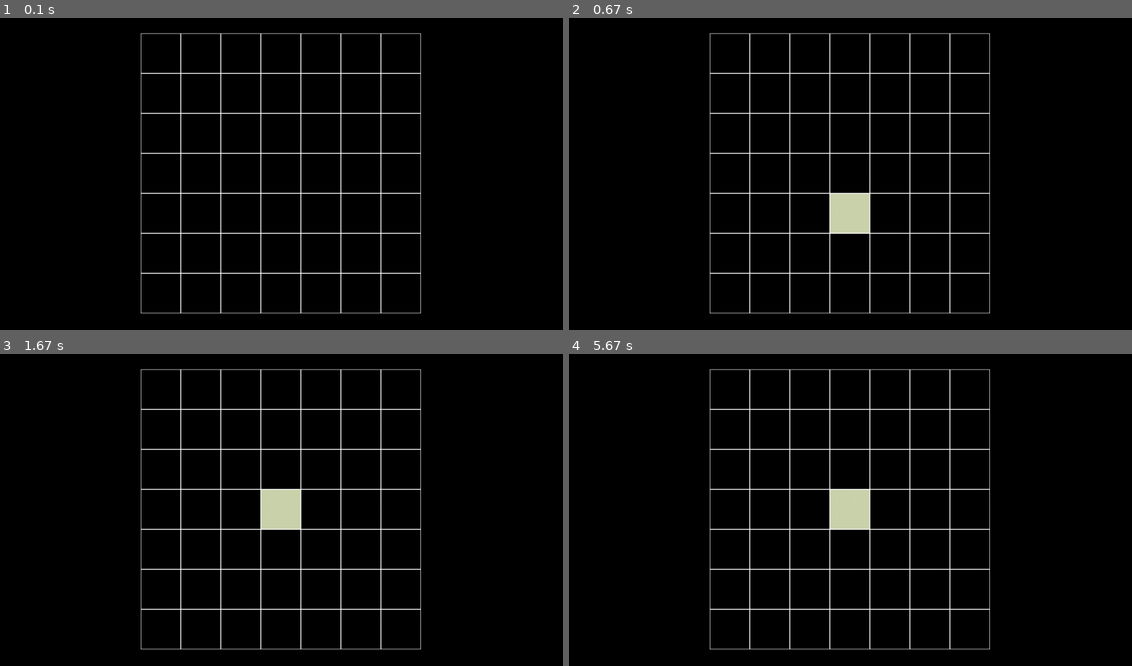
Above: before the commit, frames 1-4 (two rows, left to right).
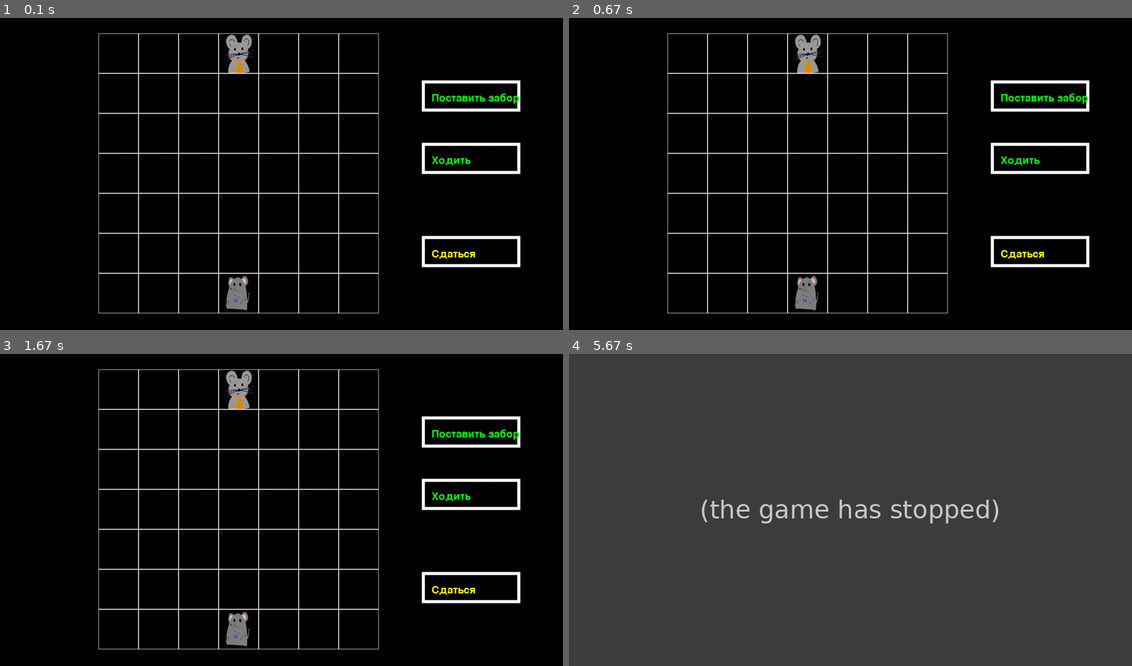
Above: after the commit, the same moments.

Repository: de-Nis1603/pygame_project
Game: pygame game, started from main.py
Two runs of this game, one before a commit and one after it. Both use one fixed random seed, a clock stepped at 60 frames per second and the inputs below.
Inputs (mouse positions are in pixels of both pictures, inside the frame that each line leads up to):
- Up to frame 1 (0.1 s): no input
- Up to frame 2 (0.67 s): press the mouse at (850, 195) at 0.37 s; move the mouse to (782, 186) at 0.47 s; release the mouse at (715, 177) at 0.6 s
- Up to frame 3 (1.67 s): click (365, 400) at 0.72 s; click (264, 494) at 1.05 s
- Up to frame 4 (5.67 s): press the mouse at (833, 494) at 5.37 s; move the mouse to (934, 497) at 5.47 s; release the mouse at (1030, 503) at 5.6 s

The runs differ from the first frame. In frame 1, 6.9% of the frame differs, in the area x 17-93%, y 4-95%; in frame 2, 7.7%; in frame 3, 7.7%; in frame 4, 99%, in the area x 0-100%, y 0-100%.
Error after the commit: TypeError: 'NoneType' object is not subscriptable (main.py line 219); the game stopped at 5.6 s (later frames are placeholders)

Commit message:
основные ходы без кнопок (без проверки нажатия вне поля)

Diff:
--- a/main.py
+++ b/main.py
@@ -1,4 +1,5 @@
 import pygame
+import os
 
 
 class Board:
@@ -14,6 +15,9 @@
         self.top = 10
         self.cell_size = 30
         self.colors = []
+        self.mouse2_pos = (self.width // 2, 0)
+        self.mouse1_pos = (self.width // 2, self.height - 1)
+        self.turn = 1
         for i in range(self.height):
             row = []
             for j in range(self.width):
@@ -65,6 +69,32 @@
                 if self.vert_fence[i][j]:
                     pygame.draw.rect(surface, (255, 0, 0), pygame.Rect(self.vert[j + 1] - 1, self.hor[i],
                                                                        2, self.cell_size))
+        pygame.draw.rect(screen, (255, 255, 255), pygame.Rect(width - 0.5 * (width - 0.9 * height), 0.2 * height,
+                                                              0.35 * (width - 0.9 * height), 0.1 * height), 7)
+        pygame.draw.rect(screen, (255, 255, 255), pygame.Rect(width - 0.5 * (width - 0.9 * height), 0.4 * height,
+                                                              0.35 * (width - 0.9 * height), 0.1 * height), 7)
+        pygame.draw.rect(screen, (255, 255, 255), pygame.Rect(width - 0.5 * (width - 0.9 * height), 0.7 * height,
+                                                              0.35 * (width - 0.9 * height), 0.1 * height), 7)
+        f1 = pygame.font.Font(None, 36)
+        text1 = f1.render('Поставить забор', True,
+                          (0, 255, 0))
+        screen.blit(text1, (width - 0.5 * (width - 0.9 * height) + 0.1 * 0.35 * (width - 0.9 * height), 0.24 * height))
+        f2 = pygame.font.Font(None, 36)
+        text1 = f2.render('Ходить', True,
+                          (0, 255, 0))
+        screen.blit(text1, (width - 0.5 * (width - 0.9 * height) + 0.1 * 0.35 * (width - 0.9 * height), 0.44 * height))
+        f3 = pygame.font.Font(None, 36)
+        text1 = f3.render('Сдаться', True,
+                          (255, 255, 0))
+        screen.blit(text1, (width - 0.5 * (width - 0.9 * height) + 0.1 * 0.35 * (width - 0.9 * height), 0.74 * height))
+
+        mouse1 = load_image("trans_mouse1.png")
+        mouse1 = pygame.transform.scale(mouse1, (cell_size, cell_size))
+        screen.blit(mouse1, (self.vert[self.mouse1_pos[0]], self.hor[self.mouse1_pos[1]]))
+
+        mouse2 = load_image("trans_mouse2.png")
+        mouse2 = pygame.transform.scale(mouse2, (cell_size, cell_size))
+        screen.blit(mouse2, (self.vert[self.mouse2_pos[0]], self.hor[self.mouse2_pos[1]]))
 
     def get_cell(self, pos):
         x_pos, y_pos = int(pos[0]), int(pos[1])
@@ -102,27 +132,67 @@
 def put_fence(board, coords1, coords2):
     if abs(coords1[0] - coords2[0]) == 1:
         a = max(coords1[0], coords2[0])
+        if board.vert_fence[coords1[1]][a - 1] == 1:
+            return "cancelled"
         board.vert_fence[coords1[1]][a - 1] = 1
     elif abs(coords1[1] - coords2[1]) == 1:
         b = min(coords1[1], coords2[1])
+        if board.hor_fence[b][coords1[0]] == 1:
+            return "cancelled"
         board.hor_fence[b][coords1[0]] = 1
     print(board.hor_fence)
     print(board.vert_fence)
+    return "ok"
+
+def move(board, coords1, coords2):
+    if board.mouse1_pos == coords1:
+        if coords2 == board.mouse2_pos:
+            return "cancelled"
+        if coords1[0] == coords2[0]:
+            if board.hor_fence[min(coords1[1], coords2[1])][coords1[0]]:
+                return "cancelled"
+        elif coords1[1] == coords2[1]:
+            if board.vert_fence[coords1[1]][min(coords1[0], coords2[0])]:
+                return "cancelled"
+        board.mouse1_pos = coords2
+    elif board.mouse2_pos == coords1:
+        if coords2 == board.mouse1_pos:
+            return "cancelled"
+        if coords1[0] == coords2[0]:
+            if board.hor_fence[min(coords1[1], coords2[1])][coords1[0]]:
+                return "cancelled"
+        elif coords1[1] == coords2[1]:
+            if board.vert_fence[coords1[1]][min(coords1[0], coords2[0])]:
+                return "cancelled"
+        board.mouse2_pos = coords2
+    return "ok"
+
+def load_image(name):
+    fullname = os.path.join('data', name)
+    image = pygame.image.load(fullname)
+    image = image.convert_alpha()
+    return image
 
 
 if __name__ == '__main__':
     N = 7
     coords1, coords2 = None, None
+    i_put_fence = False
+    i_give_up = False
+    i_move = False
 
     pygame.init()
+    pygame.font.init()
     pygame.display.set_caption('Коридор')
     infoObject = pygame.display.Info()
     width, height = infoObject.current_w, infoObject.current_h - 10
+    print(width, height)
     screen = pygame.display.set_mode((width, height))
     pygame.display.update()
 
     board = Board(N, N)
     cell_size = int(0.9 * height / N)
+    board.set_view(0.35 * (width - 0.9 * height), 0.05 * height, cell_size)
 
     running = True
     while running:
@@ -130,22 +200,27 @@
             if event.type == pygame.QUIT:
                 running = False
             if event.type == pygame.MOUSEBUTTONDOWN:
-                if not coords1:
-                    board.get_click(event.pos)
-                    coords1 = board.get_cell(event.pos)
-                else:
-                    board.back_to_black()
-                    coords2 = board.get_cell(event.pos)
-                    if abs(coords1[0] - coords2[0]) + abs(coords1[1] - coords2[1]) == 1:
-                        put_fence(board, coords1, coords2)
-                        coords1, coords2 = None, None
+                coords1_clicked = board.get_cell(event.pos)
+            elif event.type == pygame.MOUSEBUTTONUP:
+                coords2_clicked = board.get_cell(event.pos)
+                if coords1_clicked == coords2_clicked:
+                    # скорее всего двигаем мышь,
+                    # но это неточно, поэтому перепроверим
+                    if coords1:
+                         if coords1 == coords1_clicked:
+                            coords1 = None
+                            # точно ставим
+                            if abs(board.mouse1_pos[0] - coords1_clicked[0]) + abs(board.mouse1_pos[1] - coords1_clicked[1]) == 1:
+                                move(board, board.mouse1_pos, coords1_clicked)
+                            elif abs(board.mouse2_pos[0] - coords1_clicked[0]) + abs(board.mouse2_pos[1] - coords1_clicked[1]) == 1:
+                                move(board, board.mouse2_pos, coords1_clicked)
                     else:
-                        board.get_click(event.pos)
-                        coords1 = coords2
-                        coords2 = None
+                        coords1 = coords1_clicked
+                elif abs(coords1_clicked[0] - coords2_clicked[0]) + abs(coords1_clicked[1] - coords2_clicked[1]) == 1:
+                    # точно ставим забор
+                    put_fence(board, coords1_clicked, coords2_clicked)
                 print(coords1, coords2)
         screen.fill((0, 0, 0))
-        board.set_view(0.5 * (width - 0.9 * height), 0.05 * height, cell_size)
         board.render(screen)
         pygame.display.flip()
     pygame.quit()
Binary file added: data/trans_mouse1.png
Binary file added: data/trans_mouse2.png
